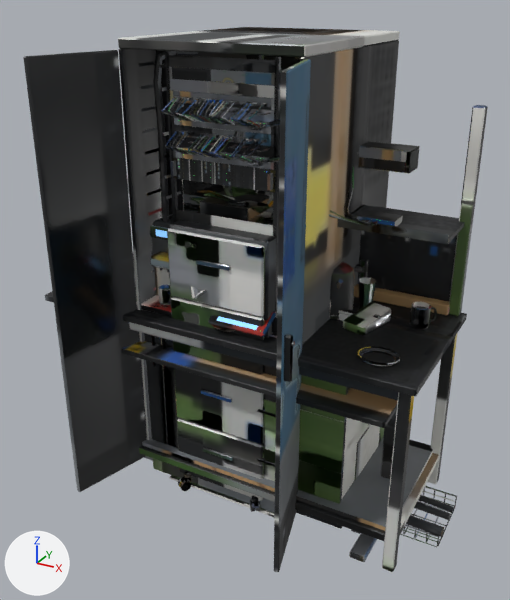
The glTF model public/models/office/office-props.glb, before and after one commit.
One viewpoint serves both versions: a 50 mm camera at (1.45, -2.6, 2.22) aimed at (0.04, -0.03, 0.93). Arrows for +X, +Y and +Z are at lower left; the lights stay in place. The picture after the commit comes second. Where no turn or scale is listed for an object, it has been applied to the vertices. Vertices at exactly the same position are counted once.

The scene before the commit, as lines of its bpy script (objects in view):
```python
ob_cable_tray_mesh = bpy.data.objects.new('cable_tray_mesh', me_cable_tray)
ob_cable_tray_mesh.location = (0.0, 0.0, 0.06)
ob_coffee_station_mesh = bpy.data.objects.new('coffee_station_mesh', me_coffee_station)
ob_coffee_station_mesh.location = (0.0, 0.0, 0.65)
ob_desk_pod_mesh = bpy.data.objects.new('desk_pod_mesh', me_desk_pod)
ob_desk_pod_mesh.location = (0.0, 0.0, 0.6)
ob_filing_cabinet_mesh = bpy.data.objects.new('filing_cabinet_mesh', me_filing_cabinet)
ob_filing_cabinet_mesh.location = (0.0, 0.0, 0.69)
ob_it_bench_mesh = bpy.data.objects.new('it_bench_mesh', me_it_bench)
ob_it_bench_mesh.location = (0.0, 0.0, 0.9)
ob_printer_mesh = bpy.data.objects.new('printer_mesh', me_printer)
ob_printer_mesh.location = (0.0, 0.0, 0.568)
ob_rack_42u_mesh = bpy.data.objects.new('rack_42u_mesh', me_rack_42u)
ob_rack_42u_mesh.location = (0.0, 0.0, 1.025)
# also in view: 'plant_pot_mesh' at (0.0, 0.0, 0.72)
```
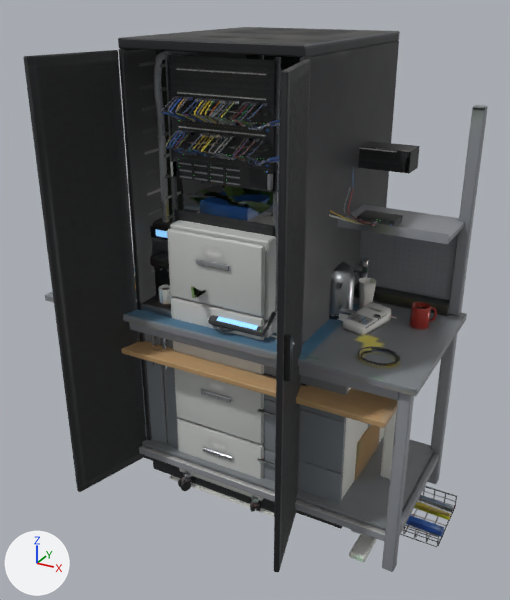
Changed parts and their boxes [x1, y1, x2, y2] in the pictures (510 x 600 px; the box of a moved part takes in the faces that stretch with it):
part 1 of me_cable_tray, surface changed (lighter)
    both: [351, 486, 456, 539]
part 2 of me_coffee_station, surface changed
    both: [136, 203, 384, 529]
part 3 of me_desk_pod, surface changed
    both: [121, 259, 398, 562]
part 4 of me_filing_cabinet, surface changed (lighter)
    both: [167, 190, 276, 501]
part 5 of me_it_bench, surface changed (black to grey)
    both: [45, 105, 488, 572]
part 6 of me_rack_42u, moved or reshaped
    both: [156, 51, 280, 222]
part 7 of me_rack_42u, surface changed
    both: [23, 27, 400, 572]

Edits to the bpy script that builds the scene:
```text
Change me_cable_tray:
    where me_cable_tray.from_pydata(...)  # 2182 vertices, 3883 faces; spans x -1.0..1.0, y -0.21..0.21, z -0.06..0.06
    used by ob_cable_tray_mesh; location = (0.0, 0.0, 0.06)
    me_cable_tray part 1: texture (UV) coordinates of 3883 of 3883 faces, centred in x -1.0..1.0, y -0.21..0.21, z -0.06..0.06, changed; they spanned u 0.0..0.97, v 0.0..0.97 and now span u 0.0..0.98, v 0.0..0.98
Change me_coffee_station:
    where me_coffee_station.from_pydata(...)  # 1609 vertices, 2621 faces; spans x -0.61..0.61, y -0.321..0.321, z -0.65..0.65
    used by ob_coffee_station_mesh; location = (0.0, 0.0, 0.65)
    me_coffee_station part 2: texture (UV) coordinates of 2617 of 2621 faces, centred in x -0.61..0.61, y -0.32..0.321, z -0.617..0.65, changed; they spanned u 0.0..0.97, v 0.0..0.97 and now span u 0.0..0.98, v 0.0..0.98
Change me_desk_pod:
    where me_desk_pod.from_pydata(...)  # 2073 vertices, 3043 faces; spans x -0.8..0.8, y -0.41..0.41, z -0.6..0.6
    used by ob_desk_pod_mesh; location = (0.0, 0.0, 0.6)
    me_desk_pod part 3: texture (UV) coordinates of 3035 of 3043 faces, centred in x -0.8..0.8, y -0.41..0.41, z -0.6..0.6, changed; they spanned u 0.0..0.96, v 0.0..0.96 and now span u 0.0..0.97, v 0.0..0.97
Change me_filing_cabinet:
    where me_filing_cabinet.from_pydata(...)  # 292 vertices, 466 faces; spans x -0.235..0.235, y -0.321..0.321, z -0.69..0.69
    used by ob_filing_cabinet_mesh; location = (0.0, 0.0, 0.69)
    me_filing_cabinet part 4: texture (UV) coordinates of 466 of 466 faces, centred in x -0.235..0.235, y -0.321..0.321, z -0.67..0.69, changed; they spanned u 0.04..0.97, v 0.0..0.97 and now span u 0.04..0.98, v 0.0..0.98
Change me_it_bench:
    where me_it_bench.from_pydata(...)  # 2540 vertices, 4050 faces; spans x -0.9..0.9, y -0.39..0.39, z -0.9..0.9
    used by ob_it_bench_mesh; location = (0.0, 0.0, 0.9)
    me_it_bench part 5: texture (UV) coordinates of 4028 of 4050 faces, centred in x -0.9..0.9, y -0.39..0.39, z -0.9..0.9, changed; they spanned u 0.0..0.97, v 0.0..0.97 and now span u 0.0..0.98, v 0.0..0.98
Change me_rack_42u:
    where me_rack_42u.from_pydata(...)  # 7926 vertices, 12266 faces; spans x -0.53..0.53, y -0.69..0.69, z -1.02..1.02
    used by ob_rack_42u_mesh; location = (0.0, 0.0, 1.025)
    me_rack_42u part 6: 701 of 7926 vertices moved; they spanned x -0.37..0.32, y -0.35..0.0, z -0.61..0.98 and now span x -0.37..0.32, y -0.35..0.0, z -0.61..0.98; mean shift (0.0, 0.0, 0.0); largest move (-0.31, -0.07, 0.97) -> (-0.36, -0.15, -0.61)
    me_rack_42u part 7: 9694 kept faces spanning x -0.53..0.53, y -0.69..0.69, z -1.02..1.02 get new texture (UV) coordinates
```
